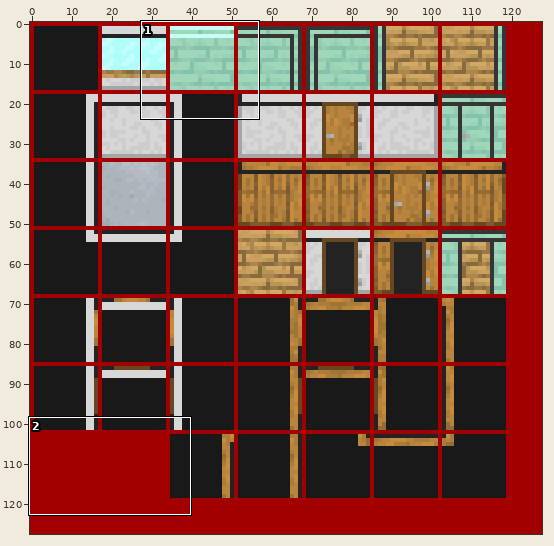
A sprite sheet gets an edit: assets/sprites/world/tileset_neubau.png. The picture above shows the old version from afar; the outline marks the close-up.
Close-up. First the earlier version:
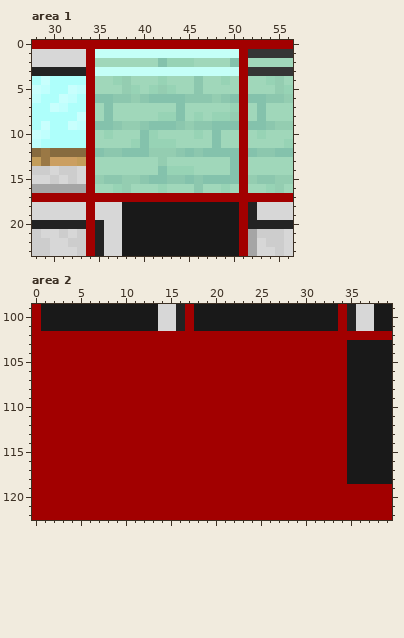
The file is 128x128 pixels. Colours within 5 levels of each other are drawn and written as one. Shown: area 1: x 28..56, y 0..23; area 2: x 0..39, y 99..122.
Now the later version:
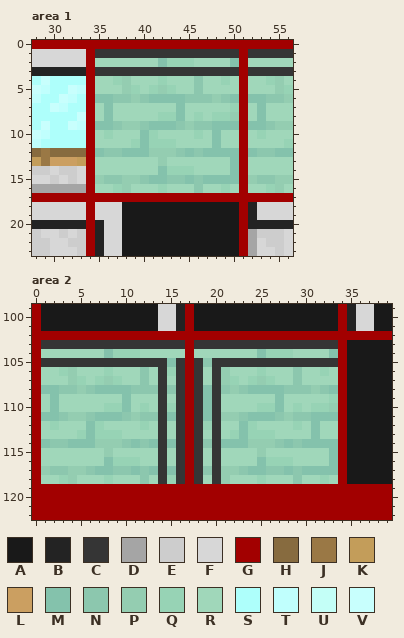
Palette (. is transparent): A #191919  B #232323  C #353535  D #a5a5a5  E #cdcdcd  F #d7d7d7  G #a20000  H #876b3f  J #9a7845  K #c39d5a  L #cb9f61  M #84c2ac  N #8cc7ae  P #94cdb1  Q #97d3b5  R #a0d7ba  S #aefffb  T #c0fffd  U #c4fff7  V #c8fffd
Message: Fixed Glass-Tiles
Changes in this commit:
Changed rows in their new state; - is an unchanged pixel.
Area 1:
first column x 35:
 1 CCCCCCCCCCCCCCCC
 3 CCCCCCCCCCCCCCCC
Area 2:
first column x 1:
103 CCCCCCCCCCCCCCCC-CCCCCCCCCCCCCCCC
104 RRRRRRRMQQQRRRRR-RRRRRRRMQQQRRRRM
105 CCCCCCCCCCCCCCMC-CNCCCCCCCCCCCCCC
106 RRQPRRRQRRRNRCQC-CRCPRRRQRRRNRRQR
107 RRRPQRQPQRRNRCRC-CRCPQRQPQRRNRRRR
108 MMNNPNMMMMNNNCNC-CMCNPNMMMMNNNPNM
109 RMRRRRRRRMRRRCRC-CMCRRRRRRMRRRRRQ
110 RMRRRRRQQMRQRCQC-CMCRRRRQQMRQRQQP
111 MMNPPNMMMNPNNCMC-CMCPPNMMMNPNNMMM
112 RQRRRMQRRRRQRCRC-CQCRRMQRRRRQRMRR
113 RRRRQMQQQRRRRCRC-CRCRQMQQQRRRRMRR
114 MNNMMMPPPNMNMCMC-CNCMMMPPPNMNMMMM
115 RRRRRRRPRRRRRCRC-CRCRRRRPRRRRRRRM
116 RRRRRRRMQQQRRCRC-CRCRRRRMQQQRRRRM
117 PNNPPNMMNNMNMCMC-CNCPPNMMNNMNMMMM
118 RRQPRRRQRRRNRCQC-CRCPRRRQRRRNRRQR
